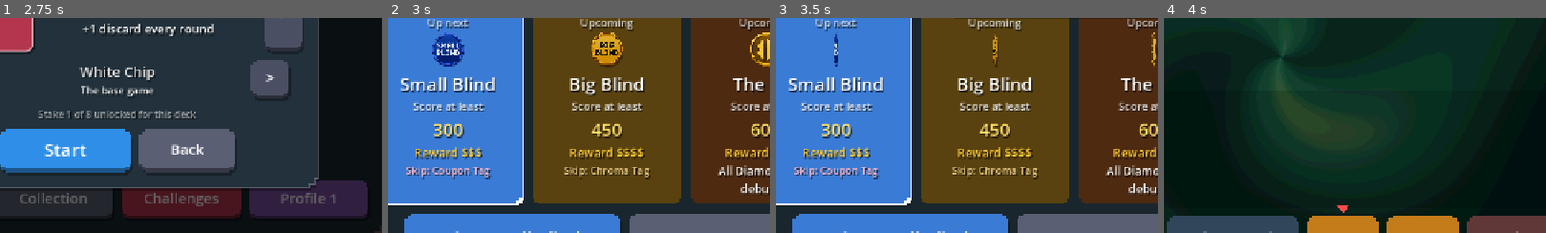
Above: before the commit, frames 1-4 (left to right).
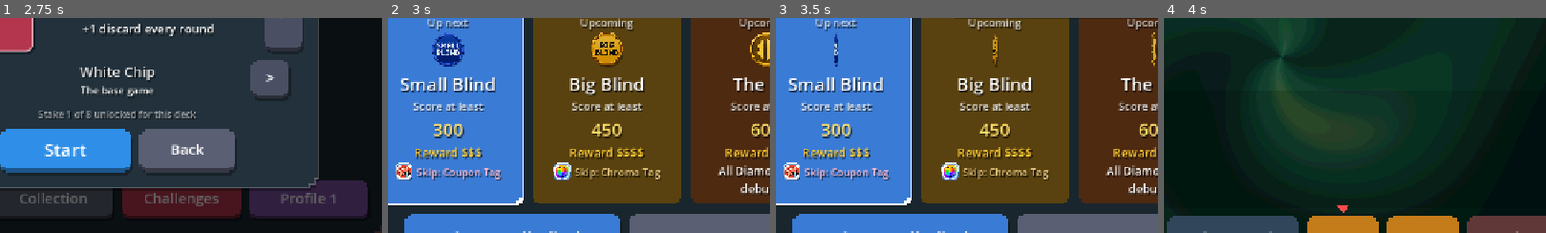
Above: after the commit, the same moments.

Repository: Yassineallach/schoolmaroc
Game: Godot game, scene res://scenes/main.tscn
The game is run twice, just before and just after one commit, with the same random seed, the same clock (stepped at 60 frames per second) and the same inputs.
Inputs:
- Up to frame 1 (2.75 s): click "Play Hand" at 0.5 s; click "Play Hand" at 1.25 s; click "Play" at 2 s
- Up to frame 2 (3 s): click "Play" at 2.75 s
- Up to frame 3 (3.5 s): no input
- Up to frame 4 (4 s): click "Play Small Blind" at 3.5 s
The pictures show only the part of the screen within x 35-85%, y 41-91%; the shares and areas given below are measured in that part.

Frame 1 is identical in both runs. In frame 2, 2.4% of the frame differs, in the area x 2-72%, y 67-76%; in frame 3, 2.4%; in frame 4, nothing differs.

Commit message:
Tags: badge art for all 24 tags
The blind select shows each skip tag's badge beside its name, and tags
waiting to be used as badges next to the ante title.

Co-Authored-By: Claude Opus 5.5 <noreply@anthropic.com>
Claude-Session: https://claude.ai/code/session_01LZR5ftoCVRtdXjWmfvUKYt

Diff:
--- a/aleatro/scripts/main.gd
+++ b/aleatro/scripts/main.gd
@@ -884,6 +884,19 @@
 	vb.add_child(_center(_button("Close", Color("5a5f73"), close_modal, Vector2(220, 70))))
 
 
+## A tag's badge (assets/tags/<id>.png), or an empty spacer if it has none.
+func _tag_icon(id: String, side: float) -> Control:
+	var path := "res://assets/tags/%s.png" % id
+	var t := TextureRect.new()
+	if ResourceLoader.exists(path):
+		t.texture = load(path)
+	t.expand_mode = TextureRect.EXPAND_IGNORE_SIZE
+	t.stretch_mode = TextureRect.STRETCH_KEEP_ASPECT_CENTERED
+	t.custom_minimum_size = Vector2(side, side)
+	t.mouse_filter = Control.MOUSE_FILTER_IGNORE
+	return t
+
+
 func _center(c: Control) -> Control:
 	c.size_flags_horizontal = Control.SIZE_SHRINK_CENTER
 	return c
@@ -1006,7 +1019,19 @@
 	busy = true
 	update_hud()
 	var vb := open_overlay()
-	vb.add_child(_label("Ante %d" % gs.ante, 40, Color("ffdf6b")))
+	# the ante title, with any tags waiting to be used beside it
+	var head := HBoxContainer.new()
+	head.alignment = BoxContainer.ALIGNMENT_CENTER
+	head.add_theme_constant_override("separation", 6)
+	head.add_child(_label("Ante %d" % gs.ante, 40, Color("ffdf6b")))
+	if not gs.tags.is_empty():
+		head.add_child(_label("   Tags:", 18, Color(1, 1, 1, 0.7)))
+		for t in gs.tags:
+			var icon := _tag_icon(t, 34.0)
+			UIBuild.attach_tooltip(icon, {"title": Data.tag_def(t).name, "lines": [Data.tag_def(t).desc]})
+			icon.mouse_filter = Control.MOUSE_FILTER_STOP
+			head.add_child(icon)
+	vb.add_child(head)
 	var cols := HBoxContainer.new()
 	cols.alignment = BoxContainer.ALIGNMENT_CENTER
 	cols.add_theme_constant_override("separation", 16)
@@ -1042,10 +1067,15 @@
 			inner.add_child(desc)
 		elif i >= gs.blind_idx and i < gs.blind_tags.size():
 			var tag := Data.tag_def(gs.blind_tags[i])
+			var row := HBoxContainer.new()
+			row.alignment = BoxContainer.ALIGNMENT_CENTER
+			row.add_theme_constant_override("separation", 6)
+			row.add_child(_tag_icon(gs.blind_tags[i], 30.0))
 			var tl := _label("Skip: " + tag.name, 17, tag.color.lightened(0.45))
-			UIBuild.attach_tooltip(tl, {"title": tag.name, "lines": [tag.desc]})
-			tl.mouse_filter = Control.MOUSE_FILTER_STOP
-			inner.add_child(tl)
+			row.add_child(tl)
+			UIBuild.attach_tooltip(row, {"title": tag.name, "lines": [tag.desc]})
+			row.mouse_filter = Control.MOUSE_FILTER_STOP
+			inner.add_child(row)
 		p.add_child(inner)
 		if i < gs.blind_idx:
 			p.modulate.a = 0.5
@@ -1060,8 +1090,6 @@
 		buttons.append({"button": "Skip for %s" % tag.name, "color": Color("5a5f73"), "on": skip_blind, "min": Vector2(300, 86), "size": 22,
 			"tooltip": {"title": tag.name, "lines": [tag.desc]}})
 	vb.add_child(UIBuild.build({"row": buttons, "sep": 16, "align": "center"}))
-	if not gs.tags.is_empty():
-		vb.add_child(_label("Tags waiting: " + ", ".join(gs.tags.map(func(t): return Data.tag_def(t).name)), 18, Color(1, 1, 1, 0.7)))
 	discover("hex", gs.boss_hex.id)
 	save_run("blind")
 	if gs.blind_idx == 2:
Binary file added: aleatro/assets/tags/boss.png
Not shown, added: aleatro/assets/tags/boss.png.import
Binary file added: aleatro/assets/tags/bundle.png
Not shown, added: aleatro/assets/tags/bundle.png.import
Binary file added: aleatro/assets/tags/chroma.png
Not shown, added: aleatro/assets/tags/chroma.png.import
Binary file added: aleatro/assets/tags/coupon.png
Not shown, added: aleatro/assets/tags/coupon.png.import
Binary file added: aleatro/assets/tags/dice.png
Not shown, added: aleatro/assets/tags/dice.png.import
Binary file added: aleatro/assets/tags/ethereal.png
Not shown, added: aleatro/assets/tags/ethereal.png.import
(and 36 more such lines)
